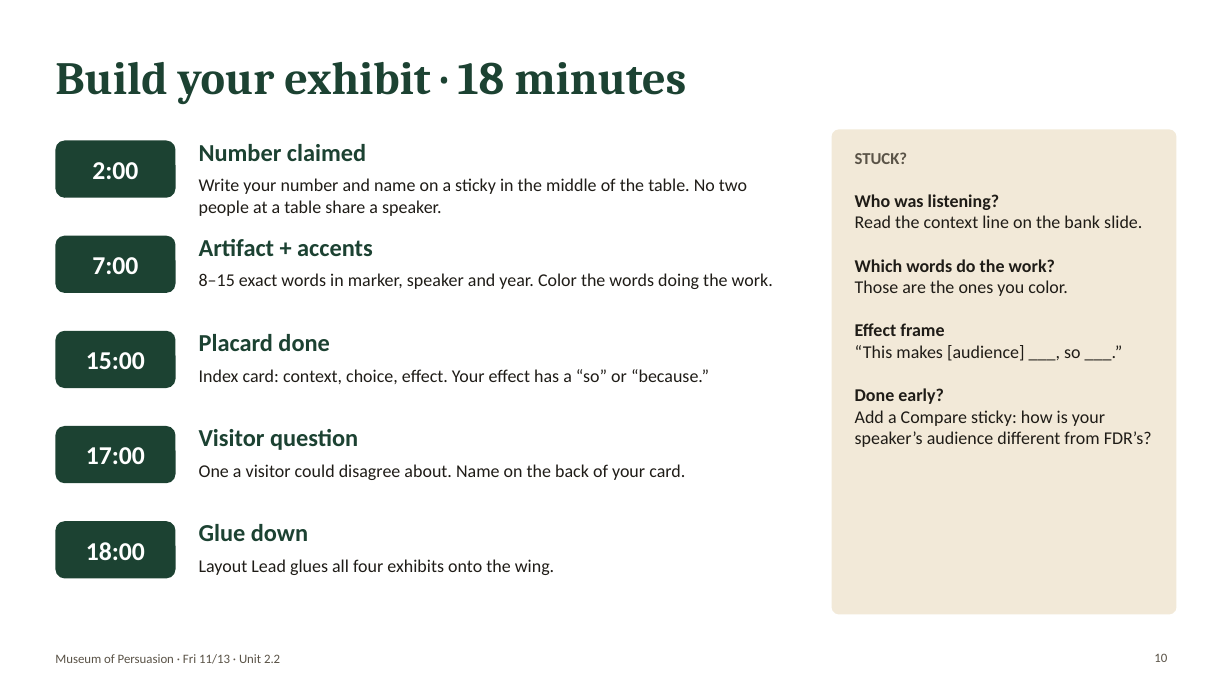
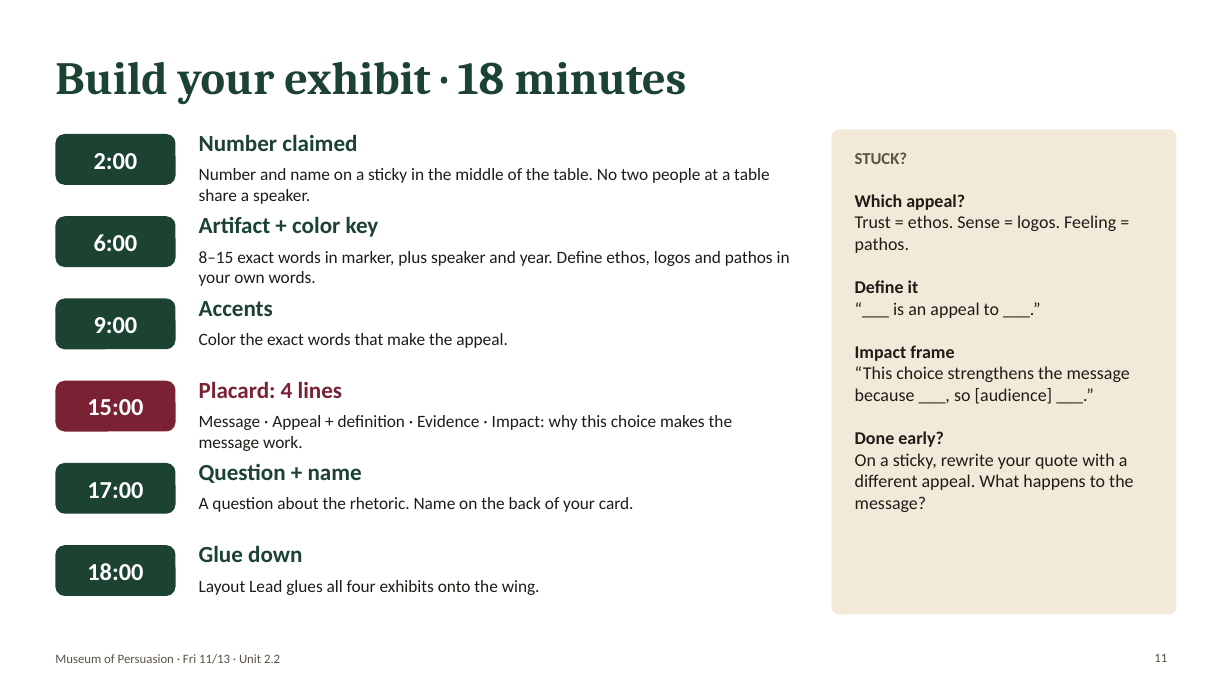
Before and after one commit to bookfairshit/Unit-2.2-Informational-Text, a slide deck: slide 11 of lumio/museum-of-persuasion-nov-13.pptx (slide 10 before the commit). Drawn at 1232x693 pixels with LibreOffice and Linux fonts; fonts in the diff are those of the drawing. Boxes give left, top, right and bottom in pixels: in the first picture for what was removed or moved away, otherwise in the second. Text is boxed around its words. In the diff, an @@ line names an element or a change of style, - is before the commit and + after.

```diff
--- a/lumio/museum-of-persuasion-nov-13.pptx
+++ b/lumio/museum-of-persuasion-nov-13.pptx
@@ rounded rectangle "2:00": place and size @@
-rounded rectangle "2:00" at [55,140,176,198]
+rounded rectangle "2:00" at [55,134,176,185]
@@ text "Number claimed": place and size @@
-text "Number claimed" at [199,144,366,161]
+text "Number claimed" at [199,134,357,151]
@@ text "Number claimed" at [199,134,357,151]: size 19 to 18 pt @@
@@ text at [199,168,769,204]: text changed; size 14 to 13.5 pt @@
-Write your number and name on a sticky in the middle of the table. No two people at a table share a speaker.
+Number and name on a sticky in the middle of the table. No two people at a table share a speaker.
@@ text at [855,194,1133,512]: text changed @@
-Who was listening?
-Read the context line on the bank slide.
-Which words do the work?
-Those are the ones you color.
-Effect frame
-“This makes [audience] ___, so ___.”
-Done early?
-Add a Compare sticky: how is your speaker’s audience different from FDR’s?
+Which appeal?
+Trust = ethos. Sense = logos. Feeling = pathos.
+Define it
+“___ is an appeal to ___.”
+Impact frame
+“This choice strengthens the message because ___, so [audience] ___.”
+Done early?
+On a sticky, rewrite your quote with a different appeal. What happens to the message?
@@ rounded rectangle "6:00": place and size @@
-rounded rectangle "6:00" at [55,236,176,293]
+rounded rectangle "6:00" at [55,216,176,267]
@@ rounded rectangle "6:00" at [55,216,176,267]: proportions changed @@
@@ text in rounded rectangle at [94,234,138,251]: text changed; size 20 to 19 pt @@
-7:00
+6:00
@@ text added at [199,216,379,237], 18 pt, text #1C4232, bold @@
+Artifact + color key
@@ text at [199,251,790,286]: text changed; size 14 to 13.5 pt @@
-8–15 exact words in marker, speaker and year. Color the words doing the work.
+8–15 exact words in marker, plus speaker and year. Define ethos, logos and pathos in your own words.
@@ rounded rectangle added at [55,299,176,349], fill #1C4232, 19 pt, text #FFFFFF, bold @@
+9:00
@@ text at [199,301,273,316]: text changed; size 19 to 18 pt @@
-Artifact + accents
+Accents
@@ text added at [199,333,508,348], 13.5 pt, text #1F1C17 @@
+Color the exact words that make the appeal.
@@ rounded rectangle "15:00": place and size @@
-rounded rectangle "15:00" at [55,331,176,388]
+rounded rectangle "15:00" at [55,381,176,432]
@@ rounded rectangle "15:00" at [55,381,176,432]: size 20 to 19 pt; fill #1C4232 to #7A2233; proportions changed @@
@@ text at [199,381,343,398]: text changed; size 19 to 18 pt; text colour #1C4232 to #7A2233 @@
-Placard done
+Placard: 4 lines
@@ text removed at [199,369,709,384] @@
-Index card: context, choice, effect. Your effect has a “so” or “because.”
@@ text added at [199,415,732,451], 13.5 pt, text #1F1C17 @@
+Message · Appeal + definition · Evidence · Impact: why this choice makes the message work.
@@ size 20 to 19 pt; proportions changed in 3 elements at [55,134,176,185], [55,545,176,596], [55,463,176,514] @@
@@ rounded rectangle "17:00": place and size @@
-rounded rectangle "17:00" at [55,426,176,483]
+rounded rectangle "17:00" at [55,463,176,514]
@@ text at [199,464,362,483]: text changed; size 19 to 18 pt @@
-Visitor question
+Question + name
@@ text at [199,497,634,512]: text changed; size 14 to 13.5 pt @@
-One a visitor could disagree about. Name on the back of your card.
+A question about the rhetoric. Name on the back of your card.
@@ rounded rectangle "18:00": place and size @@
-rounded rectangle "18:00" at [55,521,176,579]
+rounded rectangle "18:00" at [55,545,176,596]
@@ text "Glue down" at [199,545,302,562]: size 19 to 18 pt @@
@@ text "Glue down": place and size @@
-text "Glue down" at [199,524,308,541]
+text "Glue down" at [199,545,302,562]
@@ text "Layout Lead glues all four ...": place and size @@
-text "Layout Lead glues all four ..." at [199,559,554,575]
+text "Layout Lead glues all four ..." at [199,580,540,595]
@@ text "Layout Lead glues all four ..." at [199,580,540,595]: size 14 to 13.5 pt @@
@@ page number at [1154,653,1167,662]: text changed @@
-10
+11
```
Also in this commit, not shown: 8 other slides changed, 1 slide added, 2 other files.
